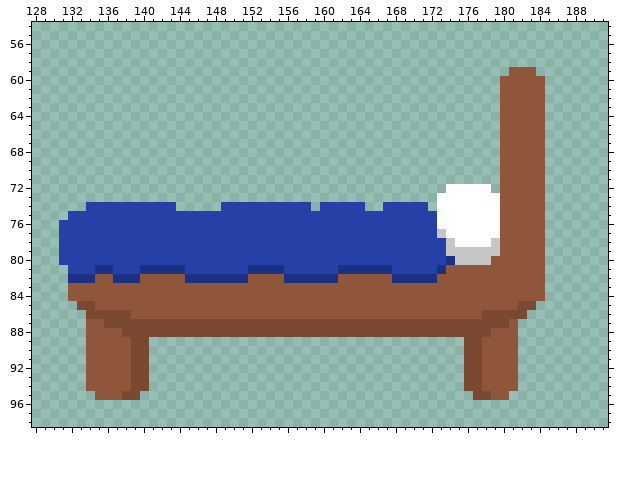
Two versions of one pixel-art file, project k/Assets/Assets/decorations/furniture/bed.aseprite. Above, as it was before the edit.
200x100 pixels, 1 frame. Shown: x 128..191, y 54..98.
After:
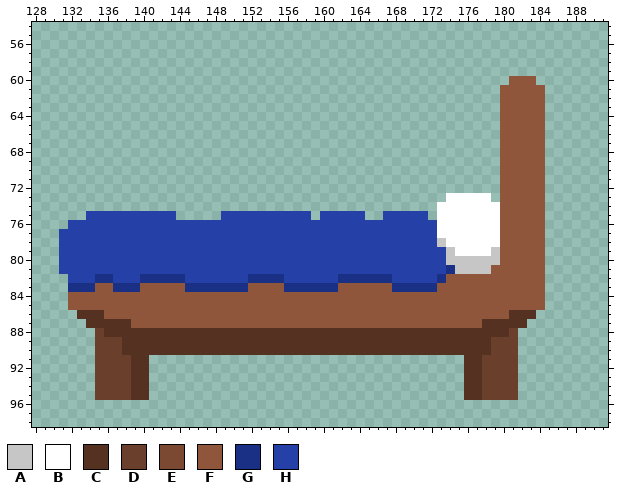
Palette (. is transparent): A #c6c6c6  B #ffffff  C #543121  D #6a402d  E #7b4931  F #8f563b  G #193084  H #2541a7
Diff:
--- layer "cama"
@@ x 178..186 @@
 58 .........
-59 ...FFF...
-60 ..FFFFF..
+59 .........
+60 ...FFF...
 61 ..FFFFF..
@@ x 128..191 @@
 71 ....................................................FFFFF.......
-72 ..............................................BBBBB.FFFFF.......
-73 .............................................BBBBBBBFFFFF.......
-74 ......HHHHHHHHHH.....HHHHHHHHHH.HHHHH..HHHHH.BBBBBBBFFFFF.......
-75 ....HHHHHHHHHHHHHHHHHHHHHHHHHHHHHHHHHHHHHHHHHBBBBBBBFFFFF.......
-76 ...HHHHHHHHHHHHHHHHHHHHHHHHHHHHHHHHHHHHHHHHHHBBBBBBBFFFFF.......
-77 ...HHHHHHHHHHHHHHHHHHHHHHHHHHHHHHHHHHHHHHHHHHABBBBBBFFFFF.......
-78 ...HHHHHHHHHHHHHHHHHHHHHHHHHHHHHHHHHHHHHHHHHHHABBBBAFFFFF.......
-79 ...HHHHHHHHHHHHHHHHHHHHHHHHHHHHHHHHHHHHHHHHHHHAAAAAAFFFFF.......
-80 ...HHHHHHHHHHHHHHHHHHHHHHHHHHHHHHHHHHHHHHHHHHHGAAAAFFFFFF.......
-81 ....HHHGGHHHGGGGGHHHHHHHGGGGHHHHHHGGGGGGHHHHHGFFFFFFFFFFF.......
-82 ....GGGFFGGGFFFFFGGGGGGGFFFFGGGGGGFFFFFFGGGGGFFFFFFFFFFFF.......
-83 ....FFFFFFFFFFFFFFFFFFFFFFFFFFFFFFFFFFFFFFFFFFFFFFFFFFFFF.......
+72 ....................................................FFFFF.......
+73 ..............................................BBBBB.FFFFF.......
+74 .............................................BBBBBBBFFFFF.......
+75 ......HHHHHHHHHH.....HHHHHHHHHH.HHHHH..HHHHH.BBBBBBBFFFFF.......
+76 ....HHHHHHHHHHHHHHHHHHHHHHHHHHHHHHHHHHHHHHHHHBBBBBBBFFFFF.......
+77 ...HHHHHHHHHHHHHHHHHHHHHHHHHHHHHHHHHHHHHHHHHHBBBBBBBFFFFF.......
+78 ...HHHHHHHHHHHHHHHHHHHHHHHHHHHHHHHHHHHHHHHHHHABBBBBBFFFFF.......
+79 ...HHHHHHHHHHHHHHHHHHHHHHHHHHHHHHHHHHHHHHHHHHHABBBBAFFFFF.......
+80 ...HHHHHHHHHHHHHHHHHHHHHHHHHHHHHHHHHHHHHHHHHHHAAAAAAFFFFF.......
+81 ...HHHHHHHHHHHHHHHHHHHHHHHHHHHHHHHHHHHHHHHHHHHGAAAAFFFFFF.......
+82 ....HHHGGHHHGGGGGHHHHHHHGGGGHHHHHHGGGGGGHHHHHGFFFFFFFFFFF.......
+83 ....GGGFFGGGFFFFFGGGGGGGFFFFGGGGGGFFFFFFGGGGGFFFFFFFFFFFF.......
 84 ....FFFFFFFFFFFFFFFFFFFFFFFFFFFFFFFFFFFFFFFFFFFFFFFFFFFFF.......
-85 .....EEFFFFFFFFFFFFFFFFFFFFFFFFFFFFFFFFFFFFFFFFFFFFFFFEE........
-86 ......EEEEEFFFFFFFFFFFFFFFFFFFFFFFFFFFFFFFFFFFFFFFEEEEE.........
-87 ......FFEEEEEEEEEEEEEEEEEEEEEEEEEEEEEEEEEEEEEEEEEEEEEF..........
-88 ......FFFFEEEEEEEEEEEEEEEEEEEEEEEEEEEEEEEEEEEEEEEEEFFF..........
-89 ......FFFFFEE...................................EEFFFF..........
-90 ......FFFFFEE...................................EEFFFF..........
-91 ......FFFFFEE...................................EEFFFF..........
-92 ......FFFFFEE...................................EEFFFF..........
-93 ......FFFFFEE...................................EEFFFF..........
-94 ......FFFFFEE...................................EEFFFF..........
-95 .......FFFEE.....................................EEFF...........
+85 ....FFFFFFFFFFFFFFFFFFFFFFFFFFFFFFFFFFFFFFFFFFFFFFFFFFFFF.......
+86 .....CCCFFFFFFFFFFFFFFFFFFFFFFFFFFFFFFFFFFFFFFFFFFFFFCCC........
+87 ......CCCCCFFFFFFFFFFFFFFFFFFFFFFFFFFFFFFFFFFFFFFFCCCCC.........
+88 .......DCCCCCCCCCCCCCCCCCCCCCCCCCCCCCCCCCCCCCCCCCCCCCD..........
+89 .......DDDCCCCCCCCCCCCCCCCCCCCCCCCCCCCCCCCCCCCCCCCCDDD..........
+90 .......DDDCCCCCCCCCCCCCCCCCCCCCCCCCCCCCCCCCCCCCCCCCDDD..........
+91 .......DDDDCC...................................CCDDDD..........
+92 .......DDDDCC...................................CCDDDD..........
+93 .......DDDDCC...................................CCDDDD..........
+94 .......DDDDCC...................................CCDDDD..........
+95 .......DDDDCC...................................CCDDDD..........
 96 ................................................................
